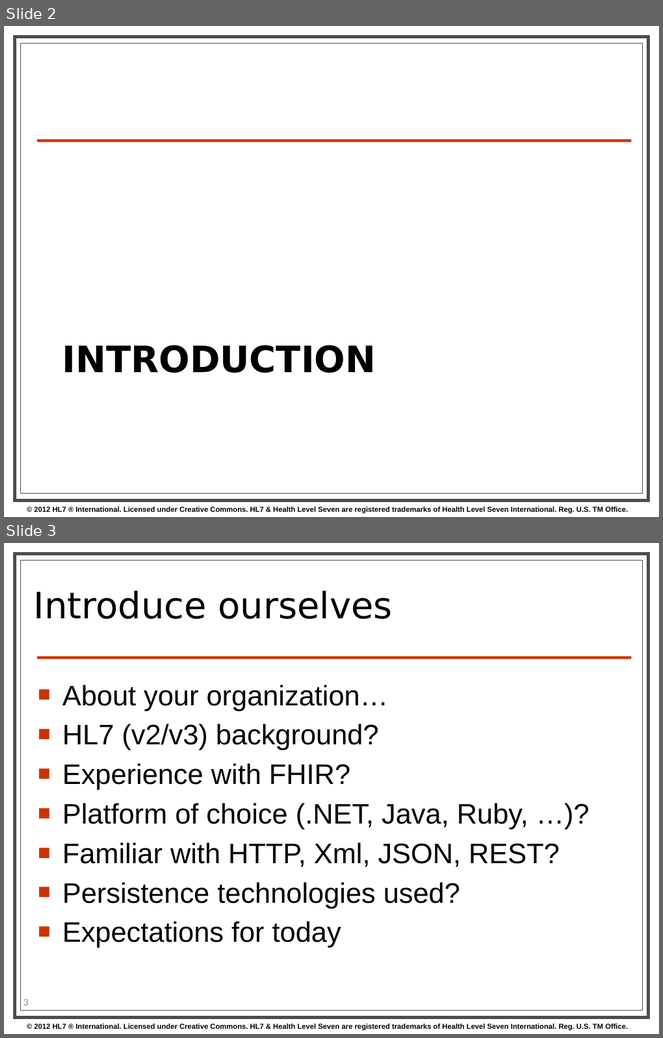
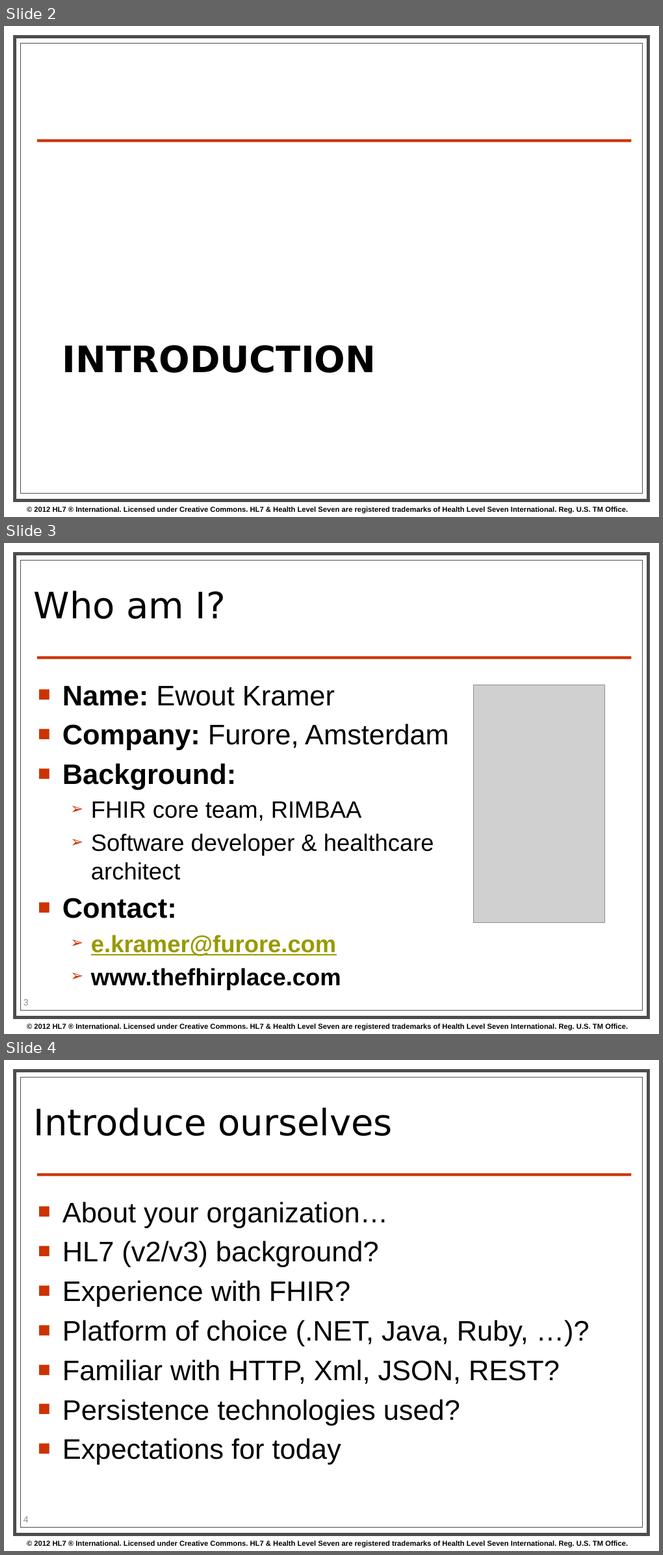
Before and after one commit to vista-novo/fhir, a slide deck: presentations/2013-05 Tutorials/201305 - Atlanta - FhirForDevelopersWGMTutorial.pptx. Shown one above the other, each under a label of ours: slides 2 and 3 before the commit, slides 2, 3 and 4 after it. The pictures are 663x1038 and 663x1555 pixels, drawn with LibreOffice and Linux fonts; fonts in the diff are those of the drawing; grey boxes stand for pictures; background and template pictures are left out. Boxes give left, top, right and bottom in pixels: in the first picture for what was removed or moved away, otherwise in the second. Text is boxed around its words. In the diff, an @@ line names an element or a change of style, - is before the commit and + after.

```diff
--- a/presentations/2013-05 Tutorials/201305 - Atlanta - FhirForDevelopersWGMTutorial.pptx
+++ b/presentations/2013-05 Tutorials/201305 - Atlanta - FhirForDevelopersWGMTutorial.pptx
@@ slide 3 added at [4,543,659,1034], background #FFFFFF; not listed: 4 template elements that a slide beside it also shows @@
@@ title added at [34,590,226,619], 40 pt, text #000000 @@
+Who am I?
@@ text added at [62,686,449,990], 26 pt, text #000000 @@
+■ Name: Ewout Kramer
+■ Company: Furore, Amsterdam
+■ Background:
+  ➢ FHIR core team, RIMBAA
+  ➢ Software developer & healthcare architect
+■ Contact:
+  ➢ e.kramer@furore.com
+  ➢ www.thefhirplace.com
@@ picture added at [474,685,605,924] @@
@@ page number added at [24,999,29,1006], 10 pt, text #8C8C8C @@
+3
@@ what was slide 3 is now slide 4 @@
@@ page number at [24,1516,29,1523]: text changed @@
-3
+4
```
Also in this commit, not shown: 2 other files.
